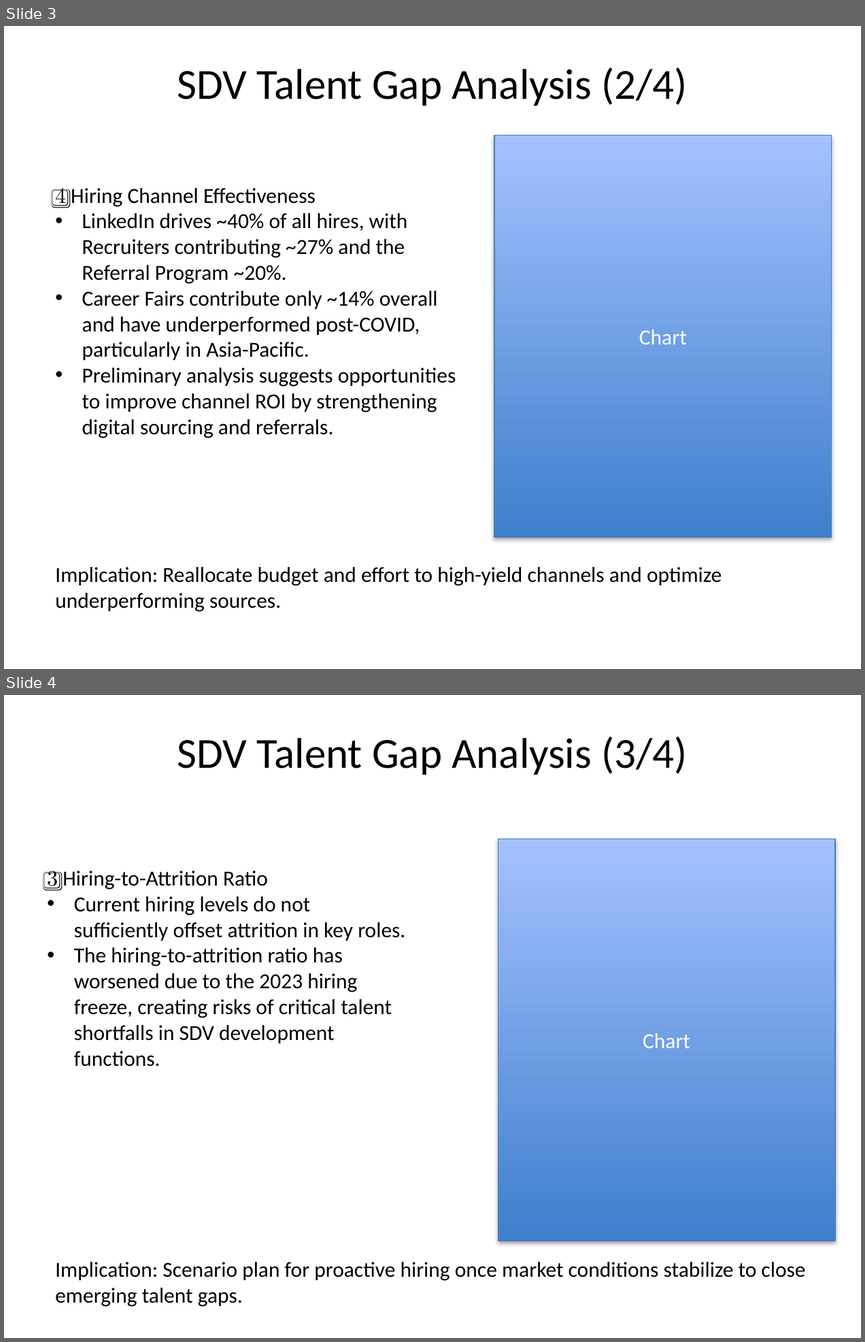
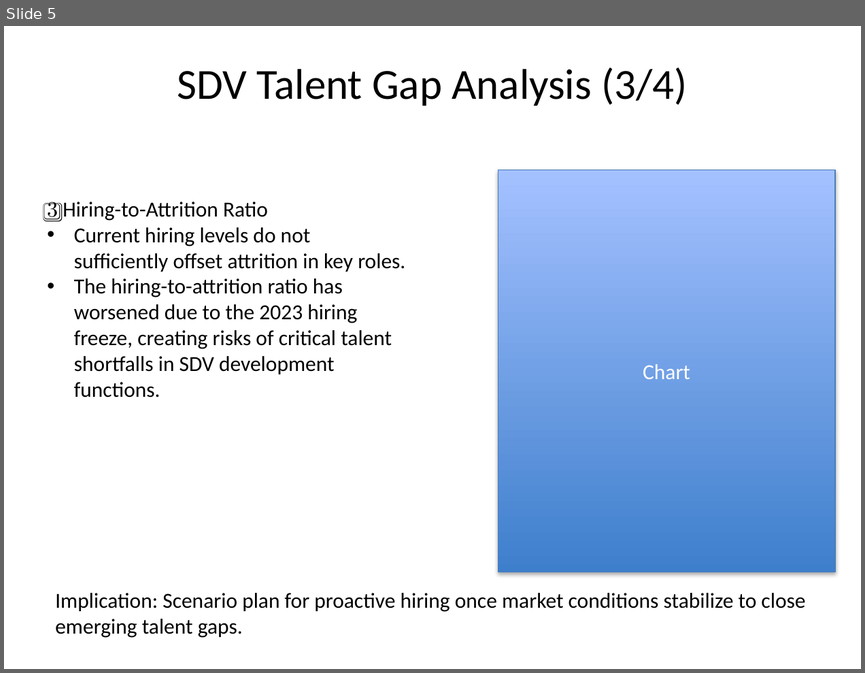
Before and after one commit to sven-friedel/workforce-insights-project, a slide deck: SDV_Talent_Report.pptx. Shown one above the other, each under a label of ours: slides 3 and 4 before the commit, slide 5 after it. The pictures are 865x1342 and 865x673 pixels, drawn with LibreOffice and Linux fonts; fonts in the diff are those of the drawing. Boxes give left, top, right and bottom in pixels: in the first picture for what was removed or moved away, otherwise in the second. Text is boxed around its words. In the diff, an @@ line names an element or a change of style, - is before the commit and + after.

Commit message:
Updates on PPT Report and added charts to excel

```diff
--- a/SDV_Talent_Report.pptx
+++ b/SDV_Talent_Report.pptx
@@ slide 3 removed at [4, 26, 861, 669], background #FFFFFF @@
@@ title removed at [177, 67, 687, 106] @@
-SDV Talent Gap Analysis (2/4)
@@ rectangle removed at [494, 135, 831, 537] @@
-Chart
@@ text removed at [55, 188, 456, 438] @@
-4️⃣ Hiring Channel Effectiveness
-• LinkedIn drives ~40% of all hires, with Recruiters contributing ~27% and the Referral Program ~20%.
-• Career Fairs contribute only ~14% overall and have underperformed post-COVID, particularly in Asia-Pacific.
-• Preliminary analysis suggests opportunities to improve channel ROI by strengthening digital sourcing and referrals.
@@ text removed at [55, 567, 721, 611] @@
-Implication: Reallocate budget and effort to high-yield channels and optimize underperforming sources.
@@ what was slide 4 is now slide 5 @@
```
Also in this commit, not shown: 3 slides changed, 1 slide added, 1 other file.
